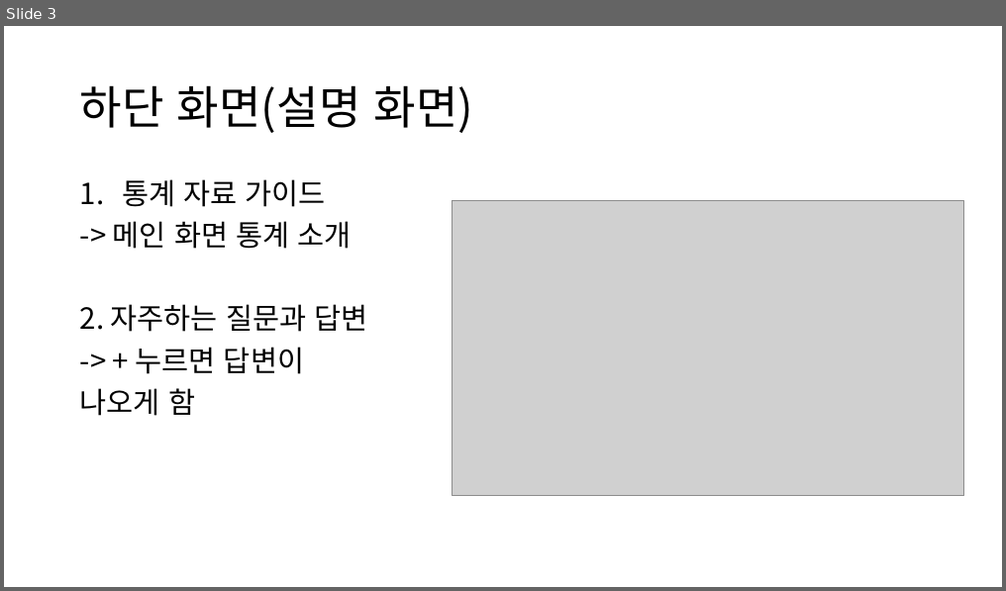
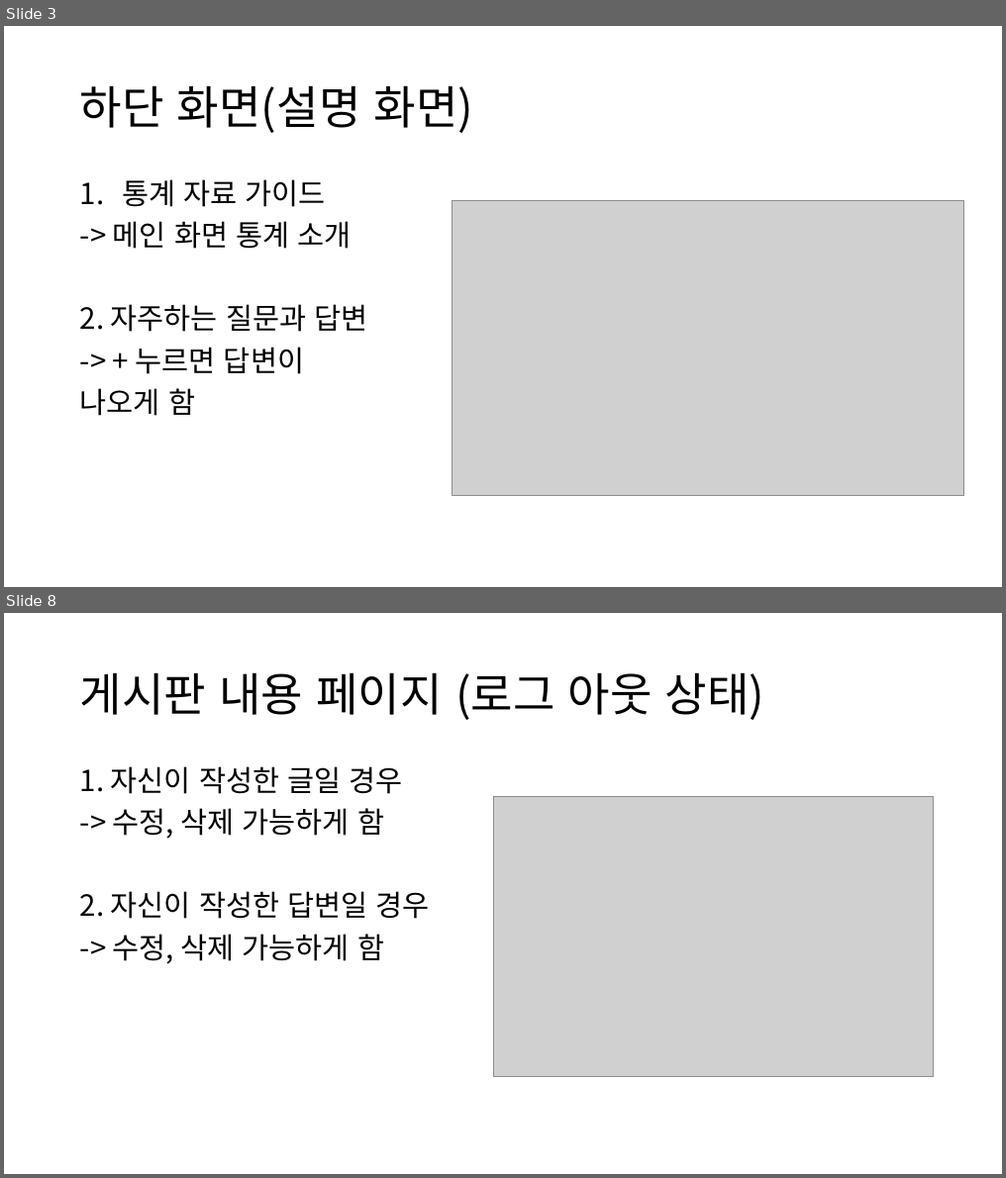
Before and after one commit to CHAESOOBYUNG/ml_project_analysis, a slide deck: 프로젝트 문서/화면설계서.pptx. Shown one above the other, each under a label of ours: slide 3 before the commit, slides 3 and 8 after it; the slides between them are not shown. The pictures are 1006x591 and 1006x1178 pixels, drawn with LibreOffice and Linux fonts; fonts in the diff are those of the drawing; grey boxes stand for pictures. Boxes give left, top, right and bottom in pixels: in the first picture for what was removed or moved away, otherwise in the second. Text is boxed around its words. In the diff, an @@ line names an element or a change of style, - is before the commit and + after.

```diff
--- a/프로젝트 문서/화면설계서.pptx
+++ b/프로젝트 문서/화면설계서.pptx
@@ slide 8 added at bbox=[4, 613, 1002, 1174], background #FFFFFF @@
@@ title added at bbox=[80, 672, 765, 720], 44 pt, text #000000 @@
+게시판 내용 페이지 (로그 아웃 상태)
@@ text added at bbox=[80, 766, 430, 964], 28 pt, text #000000 @@
+1. 자신이 작성한 글일 경우
+-> 수정, 삭제 가능하게 함
+2. 자신이 작성한 답변일 경우
+-> 수정, 삭제 가능하게 함
@@ picture added at bbox=[494, 796, 934, 1077] @@
```
Also in this commit, not shown: 1 slide changed, 6 other slides added, 4 other files.
